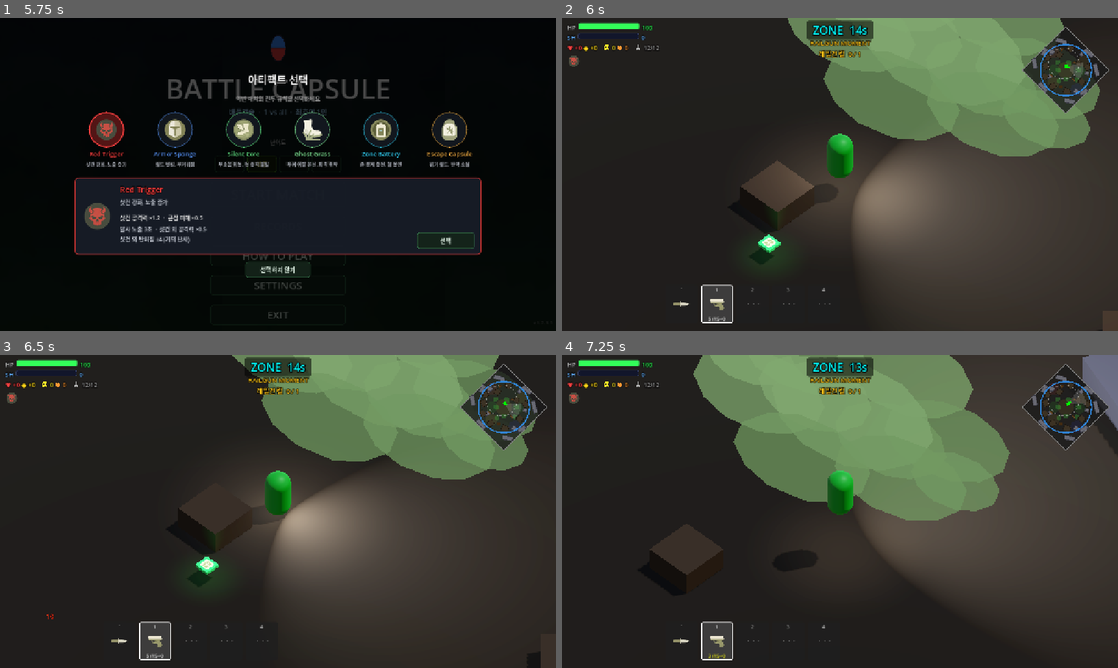
Above: before the commit, frames 1-4 (two rows, left to right).
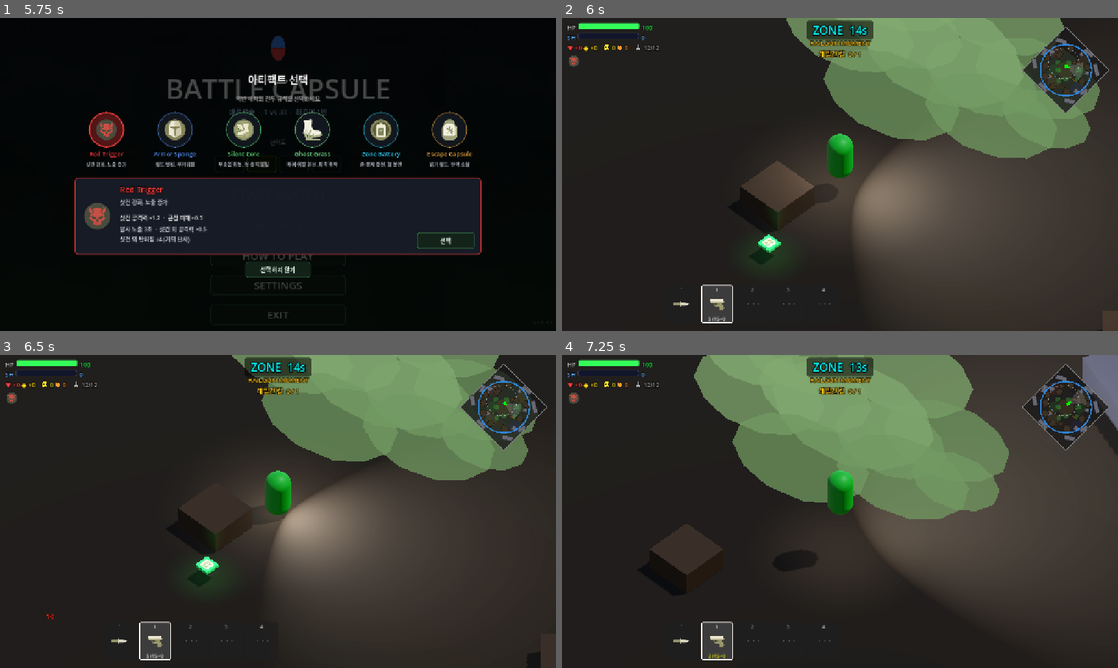
Above: after the commit, the same moments.

Repository: Kyulhee/battle-capsule
Game: Godot game, scene res://src/Main.tscn
Two runs of this game, one before a commit and one after it. Both use one fixed random seed, a clock stepped at 60 frames per second and the inputs below.
Inputs (mouse positions are in pixels of both pictures, inside the frame that each line leads up to):
- Up to frame 1 (5.75 s): click "START MATCH" at 0.5 s; click "START MATCH" at 1.25 s; click "쉬움" at 2 s; click "보통" at 2.75 s; click "어려움" at 3.5 s; click "지옥" at 4.25 s; click "RECORDS" at 5 s
- Up to frame 2 (6 s): click "선택" at 5.75 s
- Up to frame 3 (6.5 s): no input
- Up to frame 4 (7.25 s): tap Enter at 6.5 s; move the mouse to (962, 495) at 6.52 s; press the mouse at (962, 495) at 6.53 s; hold D (ui_right) from 6.53 s (still down); tap Space at 6.77 s

Frame 1 is identical in both runs. In frame 2, 0.3% of the frame differs, in the area x 40-88%, y 0-46%; in frame 3, 0.2%; in frame 4, 0.3%.

Commit message:
feat: add strategic flow route probe

Diff:
--- a/data/mapSpec_large_candidate.json
+++ b/data/mapSpec_large_candidate.json
@@ -226,5 +226,67 @@
     { "type": "log_pile", "pos": [-52, -36], "scale": [3.8, 1.3, 1.4], "rot": 62 },
     { "type": "log_pile", "pos": [36, 5], "scale": [3.6, 1.3, 1.4], "rot": 8 },
     { "type": "log_pile", "pos": [4, -34], "scale": [3.8, 1.3, 1.4], "rot": -18 }
+  ],
+  "routes": [
+    {
+      "id": "west_ridge_choke",
+      "name": "West Ridge Choke",
+      "role": "primary_choke",
+      "points": [[-70, -54], [-66, -10], [-48, 50]],
+      "width": 11.0,
+      "connects": ["Southwest Brush", "West Ridge Gap", "Northwest Slope"],
+      "alternate_route_id": "central_meadow_cross",
+      "strategic_value": "edge_cutoff"
+    },
+    {
+      "id": "east_pine_choke",
+      "name": "East Pine Choke",
+      "role": "primary_choke",
+      "points": [[66, -66], [66, 20], [50, 56]],
+      "width": 11.0,
+      "connects": ["Southeast Brush", "East Pine Lane", "Northeast Slope"],
+      "alternate_route_id": "central_meadow_cross",
+      "strategic_value": "edge_cutoff"
+    },
+    {
+      "id": "central_meadow_cross",
+      "name": "Central Meadow Cross",
+      "role": "loot_flow",
+      "points": [[18, -60], [0, 0], [0, 54]],
+      "width": 18.0,
+      "connects": ["South Creek Bend", "Central Meadow", "North Clearing"],
+      "alternate_route_id": "north_slope_flank",
+      "strategic_value": "loot_to_zone_rotation"
+    },
+    {
+      "id": "north_slope_flank",
+      "name": "North Slope Flank",
+      "role": "flank",
+      "points": [[-48, 50], [0, 54], [50, 56]],
+      "width": 13.0,
+      "connects": ["Northwest Slope", "North Clearing", "Northeast Slope"],
+      "alternate_route_id": "west_ridge_choke",
+      "strategic_value": "choke_bypass"
+    },
+    {
+      "id": "south_creek_flank",
+      "name": "South Creek Flank",
+      "role": "flank",
+      "points": [[-52, -54], [18, -60], [56, -50]],
+      "width": 13.0,
+      "connects": ["Southwest Brush", "South Creek Bend", "Southeast Brush"],
+      "alternate_route_id": "east_pine_choke",
+      "strategic_value": "choke_bypass"
+    },
+    {
+      "id": "inner_brush_recovery_exit",
+      "name": "Inner Brush Recovery Exit",
+      "role": "recovery_exit",
+      "points": [[-22, 24], [0, 0], [26, -26], [66, 20]],
+      "width": 10.0,
+      "connects": ["Inner Brush North", "Central Meadow", "Inner Brush South", "East Pine Lane"],
+      "alternate_route_id": "central_meadow_cross",
+      "strategic_value": "recover_then_reenter"
+    }
   ]
 }
--- a/src/core/MapDefinition.gd
+++ b/src/core/MapDefinition.gd
@@ -21,6 +21,13 @@
 const IMPLICIT_NEXT_ZONE_RADIUS_MULT := 0.6
 const MAX_REASONABLE_POI_RADIUS_RATIO := 0.25
 const MAX_ITEM_DENSITY := 1.5
+const VALID_ROUTE_ROLES := {
+	"primary_choke": true,
+	"flank": true,
+	"loot_flow": true,
+	"recovery_exit": true,
+	"zone_rotation": true,
+}
 
 @export var id: String = ""
 @export var display_name: String = ""
@@ -177,6 +184,22 @@
 		obstacle["axis_extent_2d"] = extent
 		obstacle["bounds_extent_2d"] = extent + Vector2(absf(jitter.x), absf(jitter.y))
 		descriptors.append(obstacle)
+	return descriptors
+
+
+func get_route_descriptors() -> Array[Dictionary]:
+	var descriptors: Array[Dictionary] = []
+	if map_spec == null:
+		return descriptors
+	for i in range(map_spec.routes.size()):
+		var route := _dictionary(map_spec.routes[i])
+		var points_2d: Array[Vector2] = []
+		for point_data in _array(route.get("points", [])):
+			points_2d.append(_vector2_from_array(point_data, Vector2.INF))
+		route["index"] = i
+		route["points_2d"] = points_2d
+		route["width"] = maxf(0.0, float(route.get("width", 0.0)))
+		descriptors.append(route)
 	return descriptors
 
 
@@ -292,6 +315,30 @@
 		extent += Vector2(absf(jitter.x), absf(jitter.y))
 		if absf(pos.x) + extent.x > half_size or absf(pos.y) + extent.y > half_size:
 			issues.append("Obstacle %d extends outside world bounds." % i)
+
+	for i in range(map_spec.routes.size()):
+		var route := _dictionary(map_spec.routes[i])
+		var route_id := String(route.get("id", route.get("name", ""))).strip_edges()
+		var role := String(route.get("role", "")).strip_edges()
+		if route_id.is_empty():
+			issues.append("Route %d has empty id." % i)
+		if role.is_empty():
+			issues.append("Route %d has empty role." % i)
+		elif not VALID_ROUTE_ROLES.has(role):
+			issues.append("Route %d role '%s' is unknown." % [i, role])
+		if route.has("width") and float(route.get("width", 0.0)) <= 0.0:
+			issues.append("Route %d width must be positive." % i)
+		var points := _array(route.get("points", []))
+		if points.size() < 2:
+			issues.append("Route %d needs at least 2 points." % i)
+			continue
+		for point_index in range(points.size()):
+			var point := _vector2_from_array(points[point_index], Vector2.INF)
+			if not point.is_finite():
+				issues.append("Route %d point %d is invalid." % [i, point_index])
+				continue
+			if absf(point.x) > half_size or absf(point.y) > half_size:
+				issues.append("Route %d point %d extends outside world bounds." % [i, point_index])
 
 	var match_tuning := get_match_tuning(game_config, {}, preset_name)
 	var runtime_tuning := get_runtime_tuning(game_config, {}, preset_name)
--- a/tools/verify_large_map_candidate.gd
+++ b/tools/verify_large_map_candidate.gd
@@ -116,6 +116,9 @@
 	if int(summary.get("obstacle_count", 0)) < 30:
 		_fail("Candidate needs at least 30 obstacles.")
 		return false
+	if int(summary.get("route_count", 0)) < 6:
+		_fail("Candidate needs at least 6 strategic route descriptors.")
+		return false
 	if int(summary.get("scale_preset_count", 0)) != 3:
 		_fail("Candidate should only expose baseline, %s, and target_99_probe scale presets." % SOURCE_PRESET)
 		return false
--- a/tools/verify_map_definition.gd
+++ b/tools/verify_map_definition.gd
@@ -230,6 +230,7 @@
 	var invalid_spec := parsed.duplicate(true)
 	invalid_spec["pois"] = _duplicate_array(parsed.get("pois", []))
 	invalid_spec["obstacles"] = _duplicate_array(parsed.get("obstacles", []))
+	invalid_spec["routes"] = _duplicate_array(parsed.get("routes", []))
 	if invalid_spec["pois"].size() > 0:
 		var invalid_poi: Dictionary = invalid_spec["pois"][0].duplicate(true)
 		invalid_poi["item_density"] = -0.25
@@ -240,6 +241,12 @@
 		"pos": [54.0, 0.0],
 		"scale": [8.0, 2.0, 2.0],
 		"rot": 45.0,
+	})
+	invalid_spec["routes"].append({
+		"id": "",
+		"role": "invalid_role",
+		"width": 0.0,
+		"points": [[0.0, 0.0], [99.0, 0.0]],
 	})
 
 	var invalid_definition = map_definition_script.new()
@@ -272,6 +279,10 @@
 		"zone.initial_radius 90.0 exceeds world half-size 60.0.",
 		"zone.next_radius 95.0 must be smaller than initial_radius 90.0.",
 		"zone.stages.2.wait_time must be positive.",
+		"Route 0 has empty id.",
+		"Route 0 role 'invalid_role' is unknown.",
+		"Route 0 width must be positive.",
+		"Route 0 point 1 extends outside world bounds.",
 	]:
 		if not _issues_contain(issues, expected):
 			_fail("Expected validation issue not found: %s\nActual: %s" % [expected, _join_issues(issues)])
@@ -343,6 +354,10 @@
 		return false
 	if typeof(first_obstacle.get("bounds_extent_2d")) != TYPE_VECTOR2:
 		_fail("MapDefinition obstacle descriptor did not expose bounds_extent_2d.")
+		return false
+	var routes: Array[Dictionary] = definition.get_route_descriptors()
+	if not routes.is_empty():
+		_fail("Legacy default MapDefinition unexpectedly exposed strategic routes.")
 		return false
 	return true
 
--- /dev/null
+++ b/tools/verify_strategic_flow_map.gd
@@ -0,0 +1,152 @@
+extends SceneTree
+
+
+const CANDIDATE_PATH := "res://data/mapSpec_large_candidate.json"
+const PRESET := "target_99_probe"
+
+const REQUIRED_POI_ROLES := {
+	"loot_hub": 3,
+	"transit_choke": 2,
+	"recovery_pocket": 2,
+	"concealment_field": 2,
+}
+
+const REQUIRED_ROUTE_ROLES := {
+	"primary_choke": 2,
+	"flank": 2,
+	"loot_flow": 1,
+	"recovery_exit": 1,
+}
+
+
+func _init():
+	var game_config_script = load("res://src/core/GameConfig.gd")
+	var map_definition_script = load("res://src/core/MapDefinition.gd")
+
+	var game_config = game_config_script.new()
+	game_config.load_or_default()
+
+	var json_text := _read_text(CANDIDATE_PATH)
+	if json_text.is_empty():
+		return
+
+	var definition = map_definition_script.new()
+	if not definition.load_from_json(json_text, CANDIDATE_PATH, game_config):
+		_fail("MapDefinition could not load %s." % CANDIDATE_PATH)
+		return
+	var issues: Array = definition.validate(game_config, PRESET)
+	if not issues.is_empty():
+		_fail("Strategic flow map validation failed: %s" % _join_issues(issues))
+		return
+
+	var pois: Array[Dictionary] = definition.get_poi_descriptors()
+	var routes: Array[Dictionary] = definition.get_route_descriptors()
+	if not _verify_poi_roles(pois):
+		return
+	if not _verify_routes(routes, pois):
+		return
+
+	print("Strategic flow map smoke passed: pois=%d routes=%d roles=%s route_roles=%s." % [
+		pois.size(),
+		routes.size(),
+		str(_role_counts(pois)),
+		str(_role_counts(routes)),
+	])
+	quit(0)
+
+
+func _verify_poi_roles(pois: Array[Dictionary]) -> bool:
+	var counts := _role_counts(pois)
+	for role in REQUIRED_POI_ROLES.keys():
+		var actual := int(counts.get(role, 0))
+		var required := int(REQUIRED_POI_ROLES[role])
+		if actual < required:
+			_fail("Candidate needs at least %d POIs with role '%s'; got %d." % [required, role, actual])
+			return false
+	return true
+
+
+func _verify_routes(routes: Array[Dictionary], pois: Array[Dictionary]) -> bool:
+	if routes.size() < 6:
+		_fail("Candidate needs at least 6 strategic routes; got %d." % routes.size())
+		return false
+
+	var route_ids := {}
+	for route in routes:
+		var route_id := String(route.get("id", "")).strip_edges()
+		if route_id.is_empty():
+			_fail("Strategic route has empty id.")
+			return false
+		route_ids[route_id] = true
+
+	var counts := _role_counts(routes)
+	for role in REQUIRED_ROUTE_ROLES.keys():
+		var actual := int(counts.get(role, 0))
+		var required := int(REQUIRED_ROUTE_ROLES[role])
+		if actual < required:
+			_fail("Candidate needs at least %d routes with role '%s'; got %d." % [required, role, actual])
+			return false
+
+	var poi_roles_by_name := {}
+	for poi in pois:
+		poi_roles_by_name[String(poi.get("name", ""))] = String(poi.get("role", ""))
+
+	var touched_poi_roles := {}
+	for route in routes:
+		var points: Array = route.get("points_2d", [])
+		if points.size() < 2:
+			_fail("Route %s did not expose at least 2 points_2d." % route.get("id", ""))
+			return false
+		if float(route.get("width", 0.0)) < 8.0:
+			_fail("Route %s width is too narrow for strategic flow: %.1f." % [route.get("id", ""), float(route.get("width", 0.0))])
+			return false
+		var role := String(route.get("role", ""))
+		if role == "primary_choke":
+			var alternate_id := String(route.get("alternate_route_id", "")).strip_edges()
+			if alternate_id.is_empty() or not route_ids.has(alternate_id):
+				_fail("Primary choke %s needs a valid alternate_route_id." % route.get("id", ""))
+				return false
+		var connects: Array = route.get("connects", [])
+		if typeof(connects) != TYPE_ARRAY or connects.is_empty():
+			_fail("Route %s needs connected POI names." % route.get("id", ""))
+			return false
+		for poi_name in connects:
+			var poi_role := String(poi_roles_by_name.get(String(poi_name), ""))
+			if poi_role.is_empty():
+				_fail("Route %s connects unknown POI '%s'." % [route.get("id", ""), String(poi_name)])
+				return false
+			touched_poi_roles[poi_role] = true
+
+	for required_role in REQUIRED_POI_ROLES.keys():
+		if not touched_poi_roles.has(required_role):
+			_fail("Strategic routes do not touch POI role '%s'." % String(required_role))
+			return false
+	return true
+
+
+func _role_counts(descriptors: Array[Dictionary]) -> Dictionary:
+	var counts := {}
+	for descriptor in descriptors:
+		var role := String(descriptor.get("role", ""))
+		counts[role] = int(counts.get(role, 0)) + 1
+	return counts
+
+
+func _read_text(path: String) -> String:
+	var file = FileAccess.open(path, FileAccess.READ)
+	if file == null:
+		_fail("Could not open %s." % path)
+		return ""
+	return file.get_as_text()
+
+
+func _join_issues(issues: Array) -> String:
+	var parts: Array[String] = []
+	for issue in issues:
+		parts.append(String(issue))
+	return "; ".join(parts)
+
+
+func _fail(message: String) -> void:
+	push_error(message)
+	quit(1)
Not shown, changed: docs/DEVLOG.md
Not shown, changed: docs/HANDOFF.md
Not shown, changed: docs/MASTERPLAN.md
Not shown, changed: docs/TESTING.md
Not shown, changed: docs/devlog/v2.0.md
